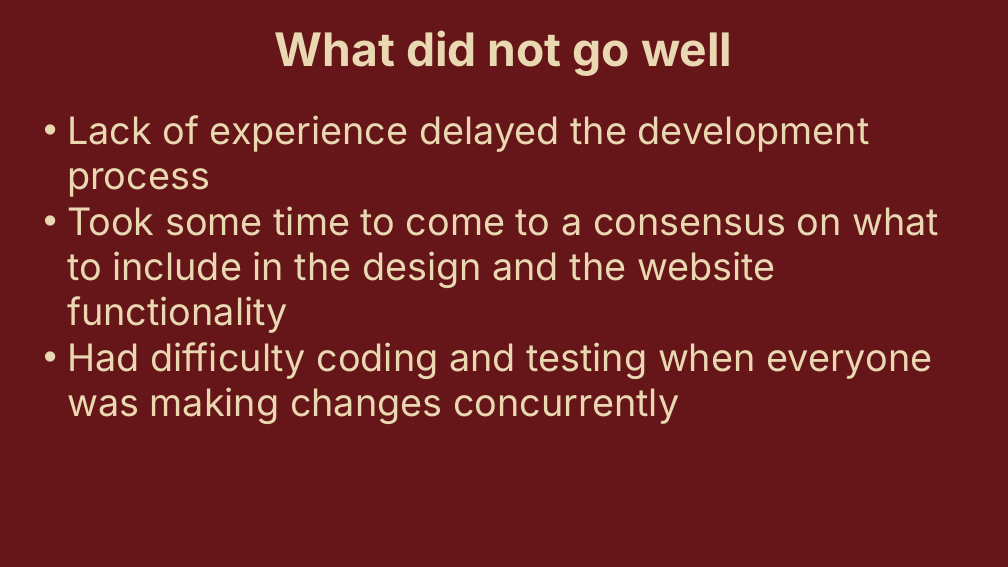
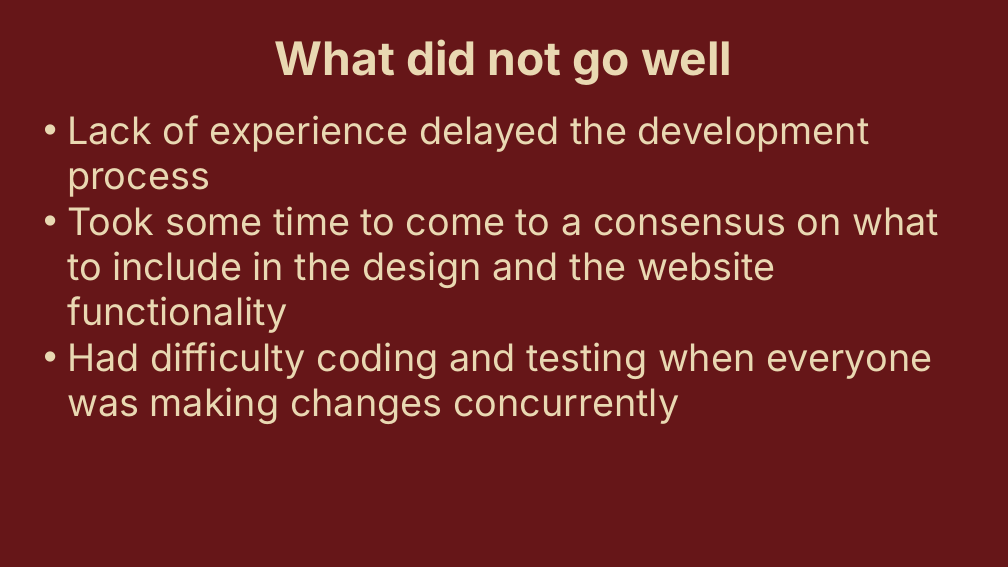
Before and after one commit to matt11matthew/ContactManager, a slide deck: slide 5 of Presentation/Contact Manager Presentation.pptx. Drawn at 1008x567 pixels with LibreOffice and Linux fonts; fonts in the diff are those of the drawing. Boxes give left, top, right and bottom in pixels: in the first picture for what was removed or moved away, otherwise in the second. Text is boxed around its words. In the diff, an @@ line names an element or a change of style, - is before the commit and + after.

```diff
--- a/Presentation/Contact Manager Presentation.pptx
+++ b/Presentation/Contact Manager Presentation.pptx
@@ text "What did not go well": place and size @@
-text "What did not go well" at [275,30,732,76]
+text "What did not go well" at [275,39,732,85]
```
Also in this commit, not shown: 7 other slides changed.
